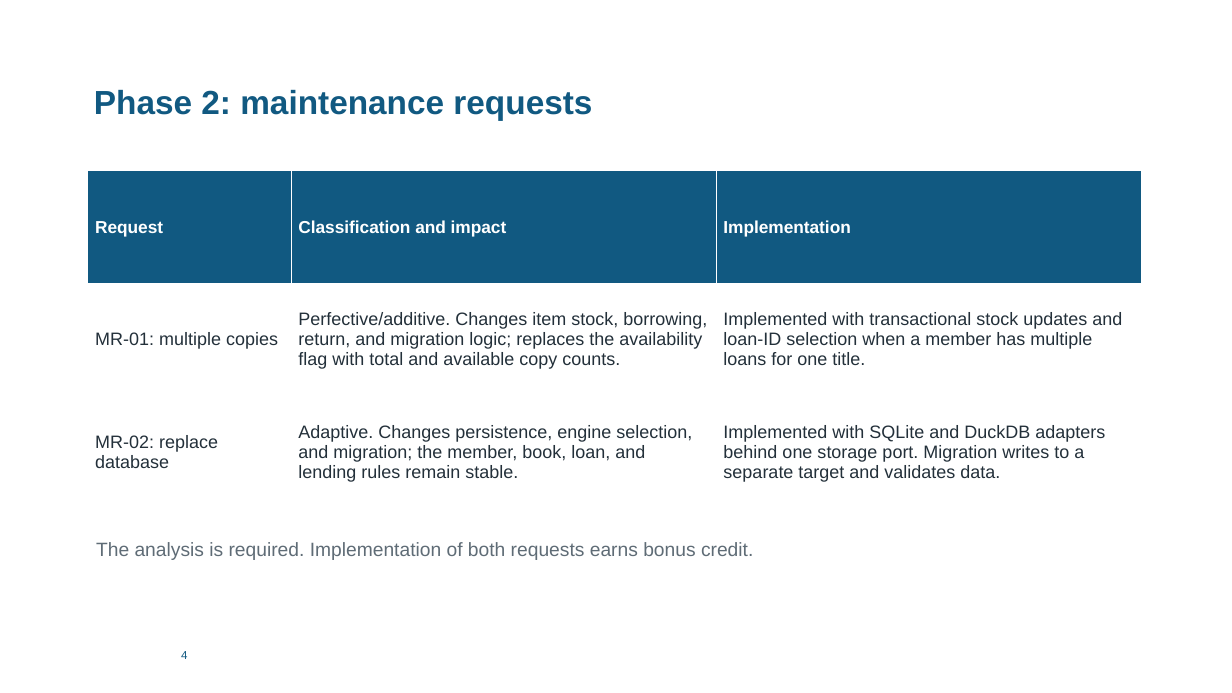
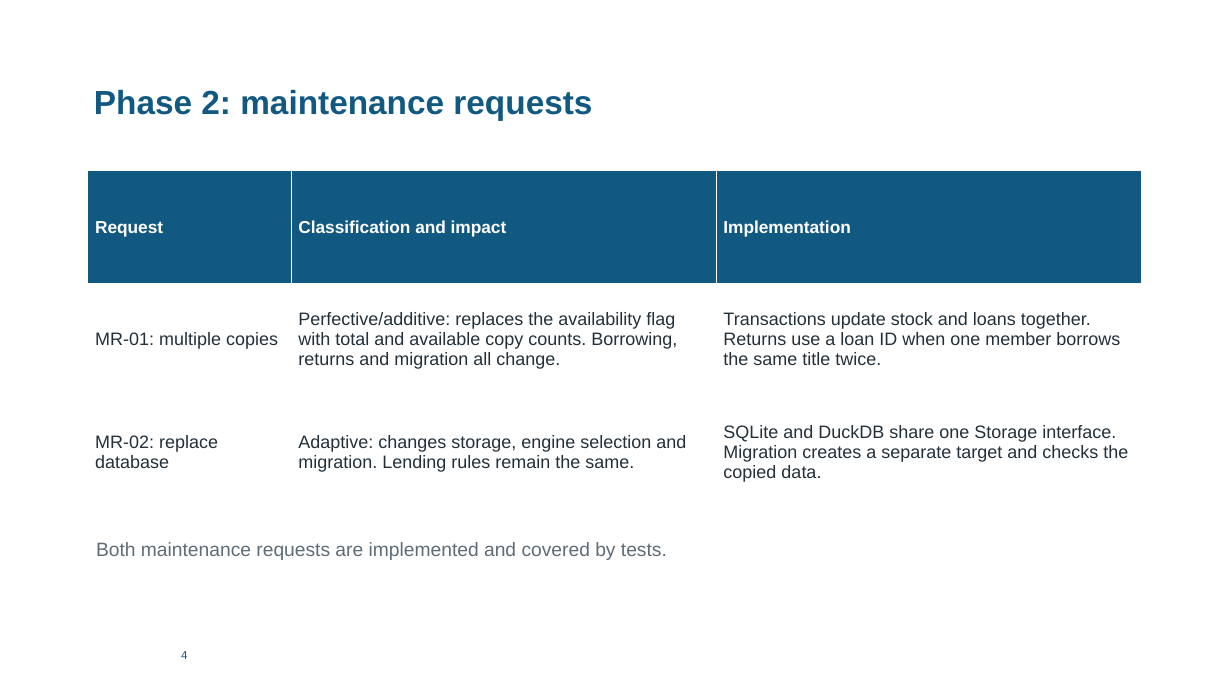
Before and after one commit to jurialamri6-eng/SE431-repository, a slide deck: slide 6 of Presentation/SE431_Presentation.pptx. Drawn at 1232x693 pixels with LibreOffice and Linux fonts; fonts in the diff are those of the drawing. Boxes give left, top, right and bottom in pixels: in the first picture for what was removed or moved away, otherwise in the second. Text is boxed around its words. In the diff, an @@ line names an element or a change of style, - is before the commit and + after.

```diff
--- a/Presentation/SE431_Presentation.pptx
+++ b/Presentation/SE431_Presentation.pptx
@@ table at [88,171,1141,508] @@
-row 2, column 2: Perfective/additive. Changes item stock, borrowing, return, and migration logic; replaces the availability flag with total and available copy counts.
+row 2, column 2: Perfective/additive: replaces the availability flag with total and available copy counts. Borrowing, returns and migration all change.
-row 2, column 3: Implemented with transactional stock updates and loan-ID selection when a member has multiple loans for one title.
+row 2, column 3: Transactions update stock and loans together. Returns use a loan ID when one member borrows the same title twice.
-row 3, column 2: Adaptive. Changes persistence, engine selection, and migration; the member, book, loan, and lending rules remain stable.
+row 3, column 2: Adaptive: changes storage, engine selection and migration. Lending rules remain the same.
-row 3, column 3: Implemented with SQLite and DuckDB adapters behind one storage port. Migration writes to a separate target and validates data.
+row 3, column 3: SQLite and DuckDB share one Storage interface. Migration creates a separate target and checks the copied data.
@@ text at [96,542,667,560]: text changed @@
-The analysis is required. Implementation of both requests earns bonus credit.
+Both maintenance requests are implemented and covered by tests.
```
Also in this commit, not shown: 11 other slides changed, 1 slide added, 1 slide removed, 55 other files.
